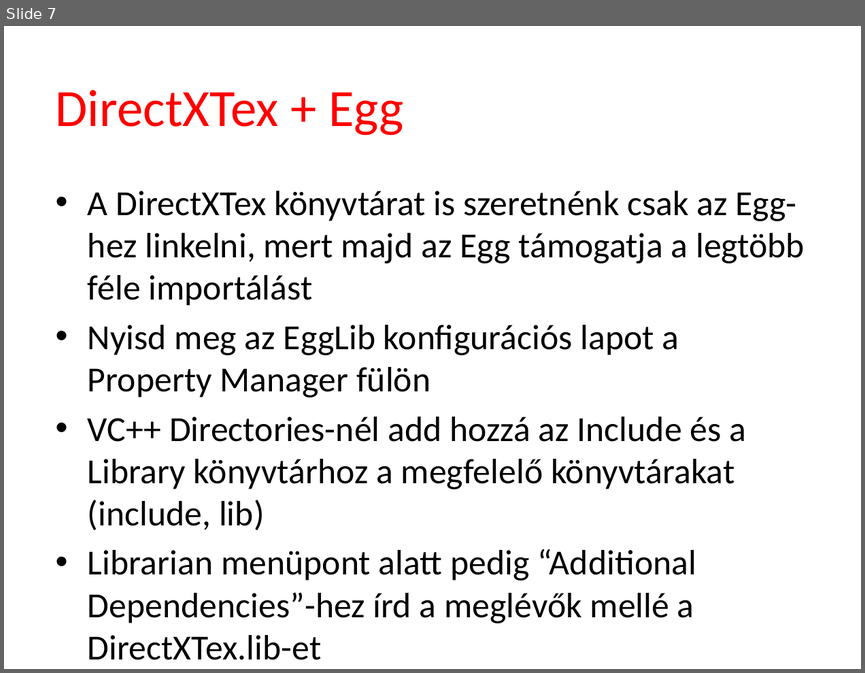
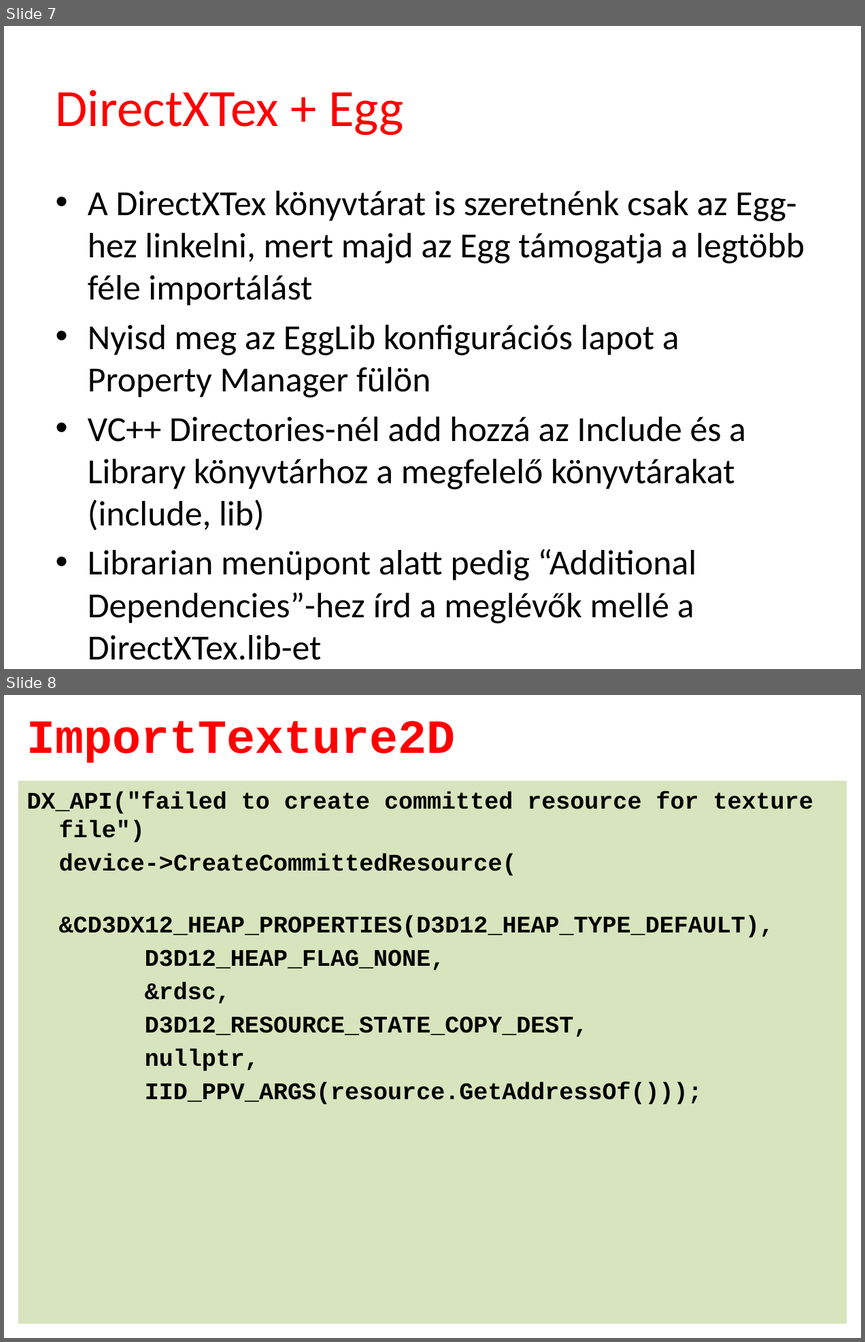
Before and after one commit to tyekx/dx12, a slide deck: Slides/ggl004-Textures.pptx. Shown one above the other, each under a label of ours: slide 7 before the commit, slides 7 and 8 after it. The pictures are 865x673 and 865x1342 pixels, drawn with LibreOffice and Linux fonts; fonts in the diff are those of the drawing; background and template pictures are left out. Boxes give left, top, right and bottom in pixels: in the first picture for what was removed or moved away, otherwise in the second. Text is boxed around its words. In the diff, an @@ line names an element or a change of style, - is before the commit and + after.

```diff
--- a/Slides/ggl004-Textures.pptx
+++ b/Slides/ggl004-Textures.pptx
@@ slide 8 added at [4,695,861,1338], background #FFFFFF @@
@@ title added at [27,721,456,763], 40 pt, text #FF0000, bold @@
+ImportTexture2D
@@ text added at [18,781,847,1323], fill #D7E4BD, 20 pt, text #000000, bold @@
+DX_API("failed to create committed resource for texture file")
+device->CreateCommittedResource(
+&CD3DX12_HEAP_PROPERTIES(D3D12_HEAP_TYPE_DEFAULT),
+D3D12_HEAP_FLAG_NONE,
+&rdsc,
+D3D12_RESOURCE_STATE_COPY_DEST,
+nullptr,
+IID_PPV_ARGS(resource.GetAddressOf()));
```
Also in this commit, not shown: 8 other slides added, 9 other files.
